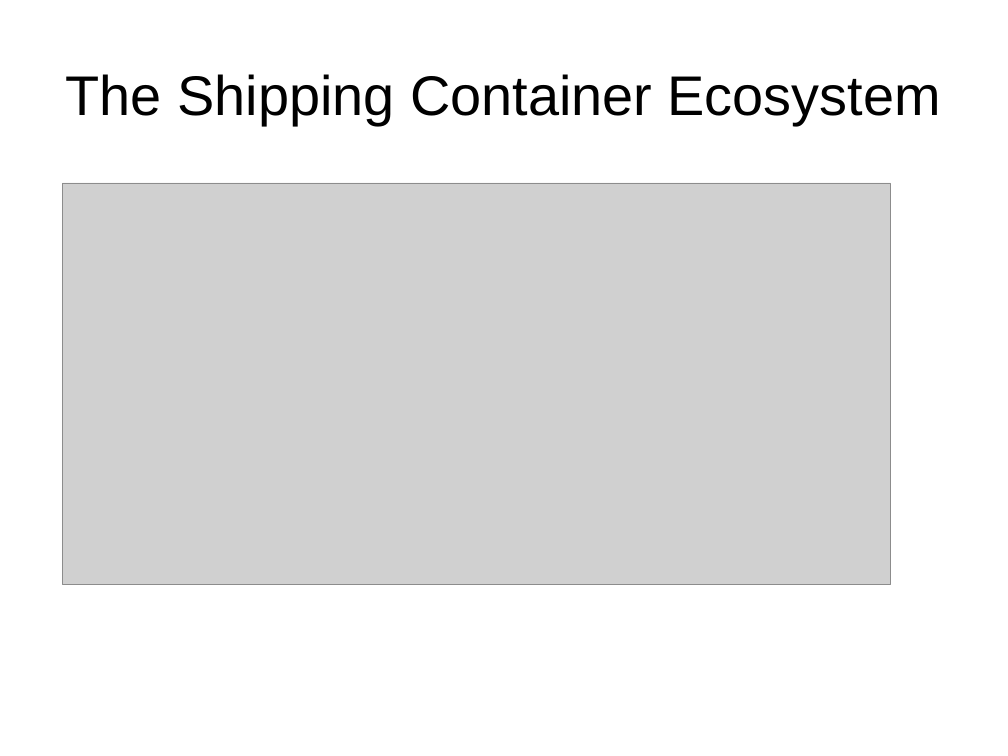
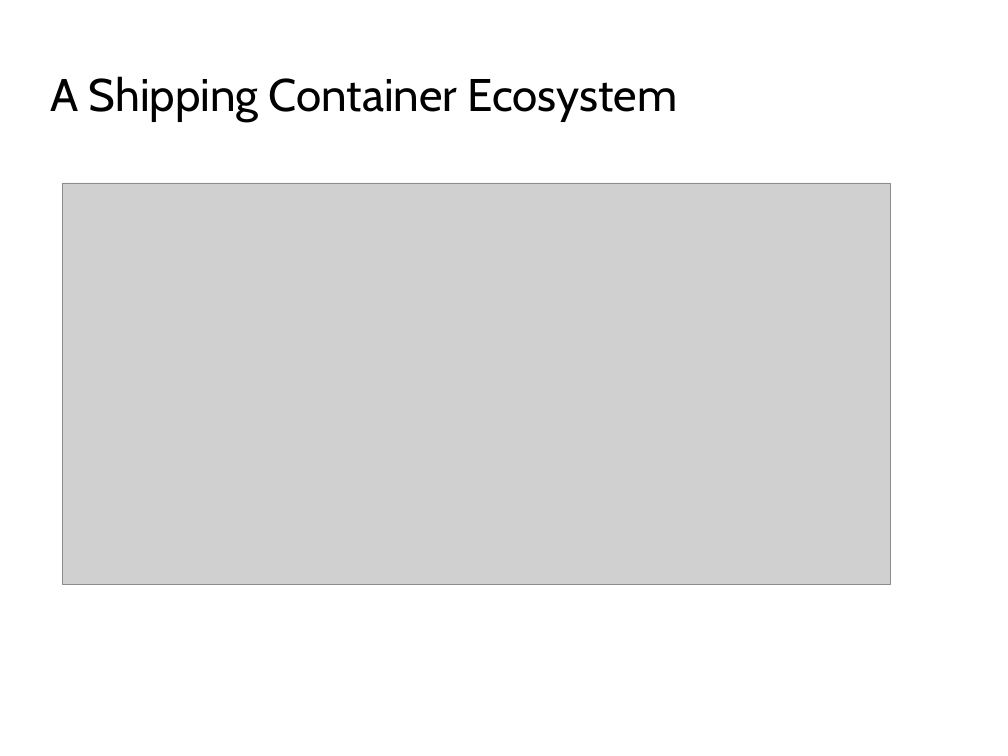
Before and after one commit to CodeChix-OpenSource/DockerIntro, a slide deck: slide 10 of slides/DockerIntro.pptx. Drawn at 1008x756 pixels with LibreOffice and Linux fonts; fonts in the diff are those of the drawing; grey boxes stand for pictures; background and template pictures are left out. Boxes give left, top, right and bottom in pixels: in the first picture for what was removed or moved away, otherwise in the second. Text is boxed around its words. In the diff, an @@ line names an element or a change of style, - is before the commit and + after.

```diff
--- a/slides/DockerIntro.pptx
+++ b/slides/DockerIntro.pptx
@@ text at bbox=[50, 76, 678, 122]: text changed; size 44 to 36 pt; font Arial to Cabin @@
-The Shipping Container Ecosystem
+A Shipping Container Ecosystem
```
Also in this commit, not shown: 25 other slides changed.
